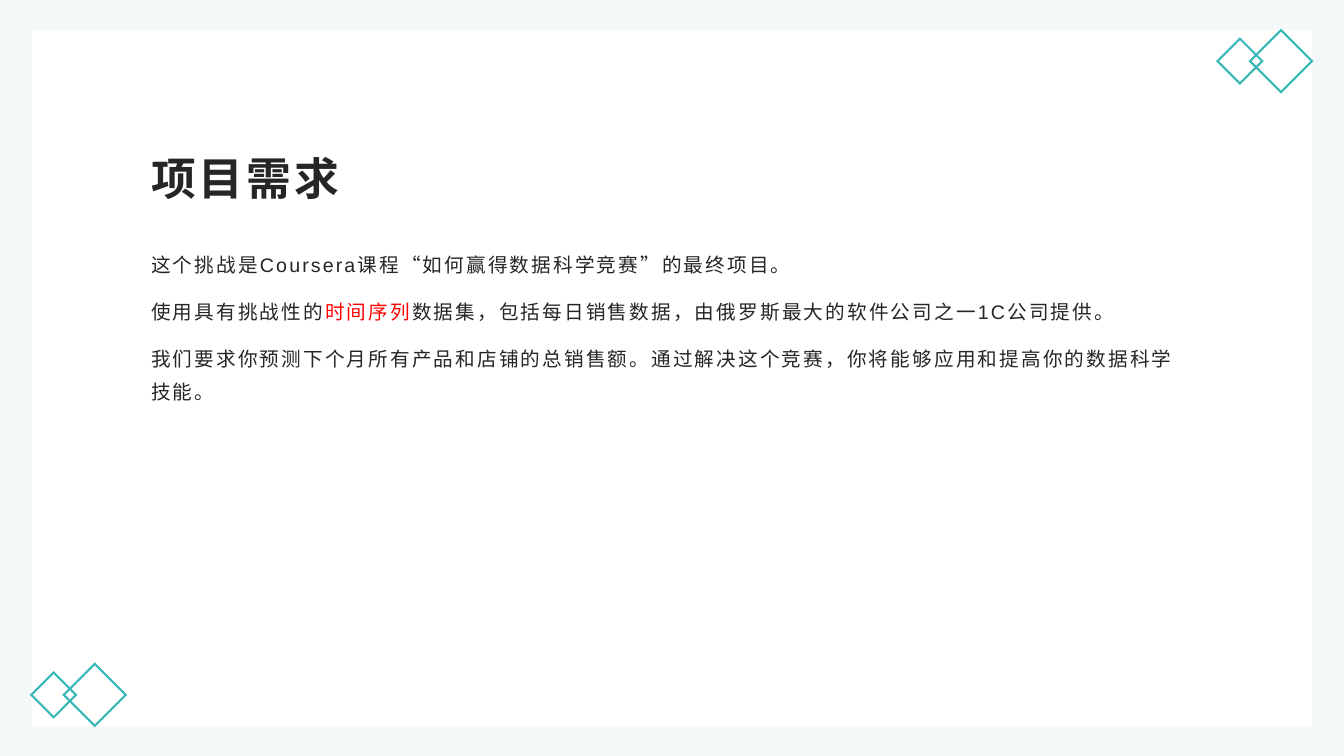
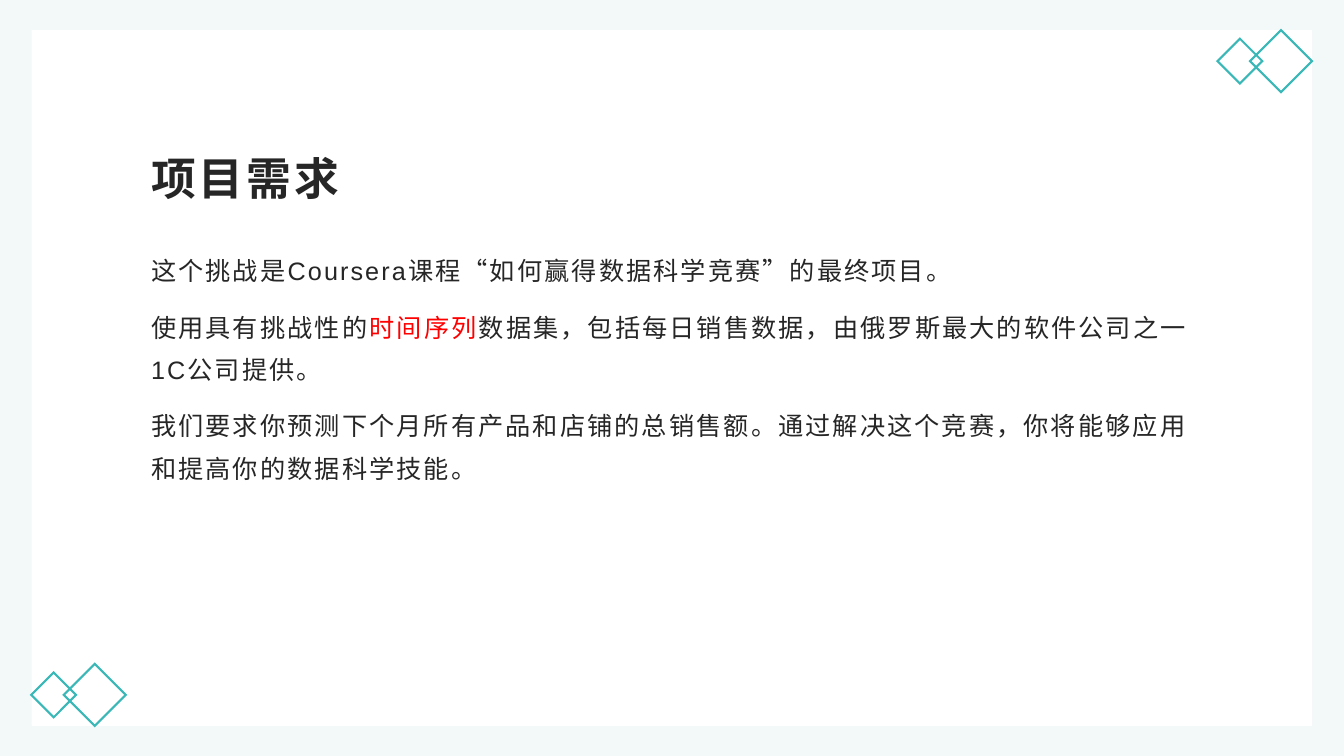
Before and after one commit to ZefanLin159/First-repository, a slide deck: slide 4 of Kaggle/Machine Learning.pptx. Drawn at 1344x756 pixels with LibreOffice and Linux fonts; fonts in the diff are those of the drawing. Boxes give left, top, right and bottom in pixels: in the first picture for what was removed or moved away, otherwise in the second. Text is boxed around its words. In the diff, an @@ line names an element or a change of style, - is before the commit and + after.

```diff
--- a/Kaggle/Machine Learning.pptx
+++ b/Kaggle/Machine Learning.pptx
@@ text "这个挑战是Coursera课程“如何赢得数据科学竞赛”的最终项目。" at [151, 258, 1185, 480]: size 14 to 18 pt @@
```
Also in this commit, not shown: 10 other slides changed, 1 slide added, 3 slides removed, 7 other files.
